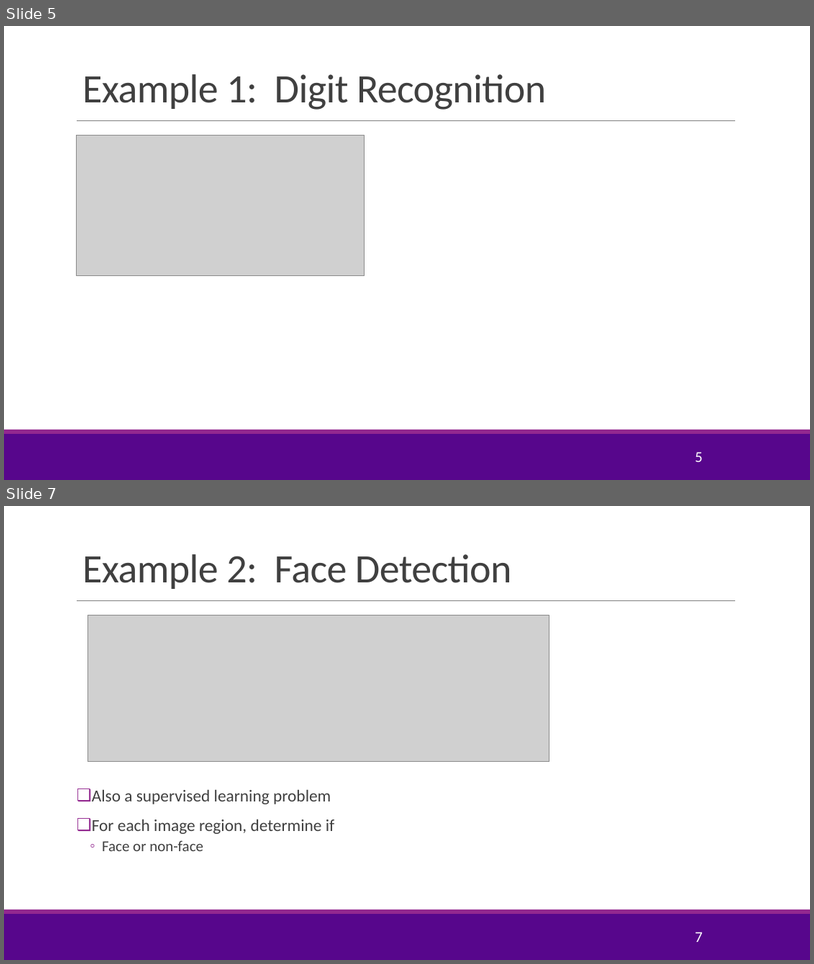
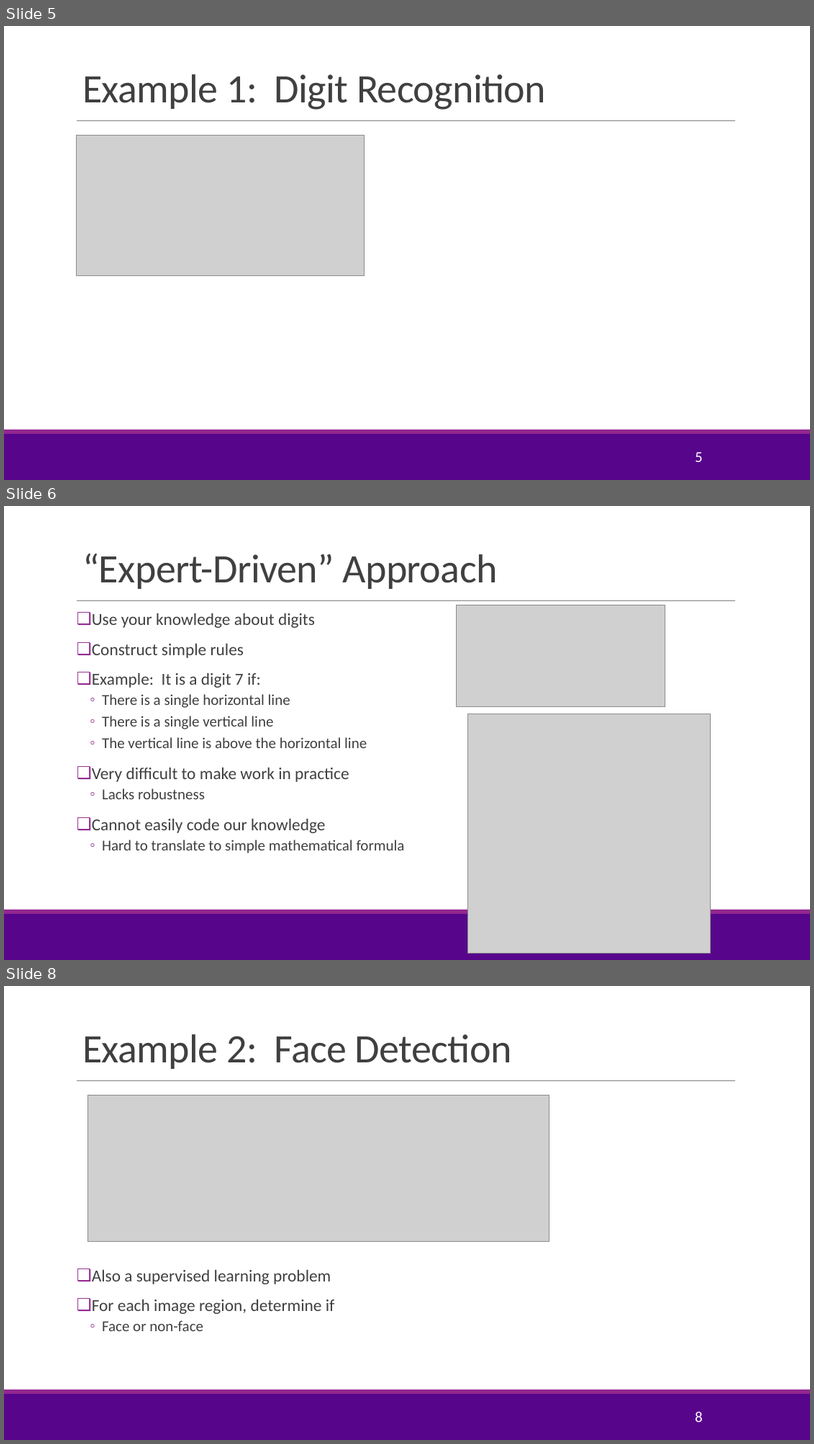
Before and after one commit to joshzzl/introml, a slide deck: lectures/Lect01_IntroML.pptx. Shown one above the other, each under a label of ours: slides 5 and 7 before the commit, slides 5, 6 and 8 after it; the slides between them are not shown. The pictures are 814x964 and 814x1444 pixels, drawn with LibreOffice and Linux fonts; fonts in the diff are those of the drawing; grey boxes stand for pictures; background and template pictures are left out. Boxes give left, top, right and bottom in pixels: in the first picture for what was removed or moved away, otherwise in the second. Text is boxed around its words. In the diff, an @@ line names an element or a change of style, - is before the commit and + after.

Commit message:
Updated the intro ML to better describe expert systems

```diff
--- a/lectures/Lect01_IntroML.pptx
+++ b/lectures/Lect01_IntroML.pptx
@@ slide 6 added at box(4, 506, 810, 960), background #FFFFFF; not listed: 3 template elements that a slide beside it also shows @@
@@ title added at box(82, 554, 498, 589), 48 pt, text #404040 @@
+“Expert-Driven” Approach
@@ text added at box(92, 613, 405, 853), 18 pt, text #404040 @@
+❑ Use your knowledge about digits
+❑ Construct simple rules
+❑ Example: It is a digit 7 if:
+  ◦ There is a single horizontal line
+  ◦ There is a single vertical line
+  ◦ The vertical line is above the horizontal line
+❑ Very difficult to make work in practice
+  ◦ Lacks robustness
+❑ Cannot easily code our knowledge
+  ◦ Hard to translate to simple mathematical formula
@@ picture added at box(456, 605, 666, 707) @@
@@ picture added at box(468, 713, 711, 952) @@
@@ what was slide 7 is now slide 8 @@
@@ page number at box(695, 1411, 703, 1422): text changed @@
-7
+8
```
Also in this commit, not shown: 1 slide changed, 3 other files.
